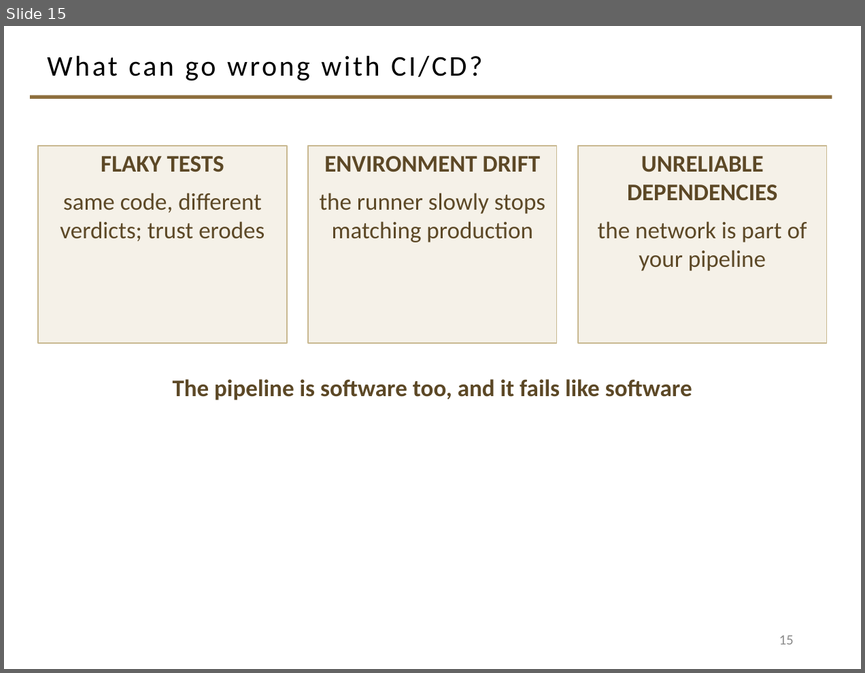
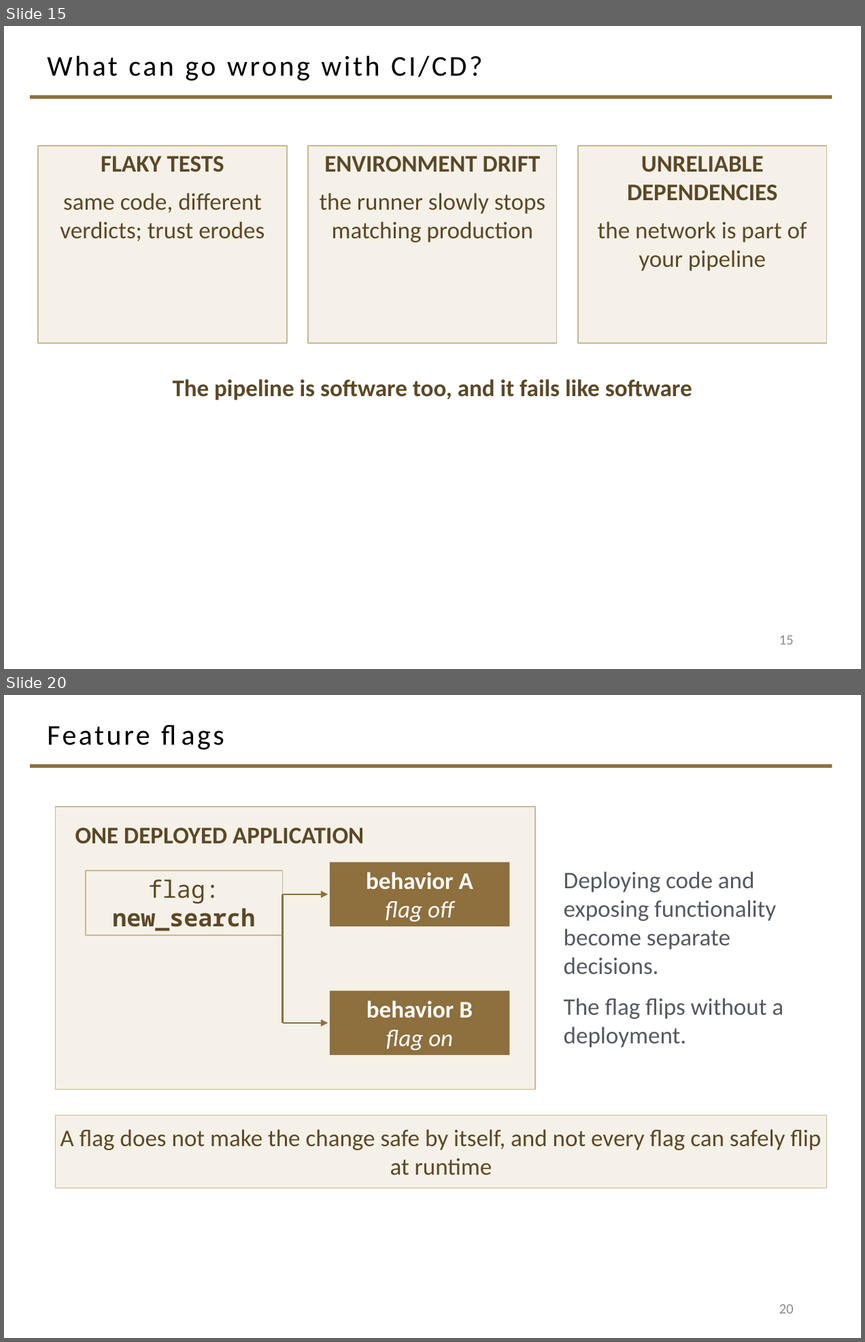
Before and after one commit to davisjam/model-based-agentic-software-engineering, a slide deck: course/lectures/act-3-software-in-the-world/02-compute-environments-and-data-management/3-1-Compute-Environments-and-Deployment.pptx. Shown one above the other, each under a label of ours: slide 15 before the commit, slides 15 and 20 after it; the slides between them are not shown. The pictures are 865x673 and 865x1342 pixels, drawn with LibreOffice and Linux fonts; fonts in the diff are those of the drawing; background and template pictures are left out. Boxes give left, top, right and bottom in pixels: in the first picture for what was removed or moved away, otherwise in the second. Text is boxed around its words. In the diff, an @@ line names an element or a change of style, - is before the commit and + after.

```diff
--- a/course/lectures/act-3-software-in-the-world/02-compute-environments-and-data-management/3-1-Compute-Environments-and-Deployment.pptx
+++ b/course/lectures/act-3-software-in-the-world/02-compute-environments-and-data-management/3-1-Compute-Environments-and-Deployment.pptx
@@ slide 20 added at [4, 695, 861, 1338], background #FFFFFF; not listed: 1 template element that a slide beside it also shows @@
@@ title added at [47, 726, 150, 745], 24 pt, text #000000 @@
+Feature flags
@@ rectangle added at [56, 807, 535, 1089], fill #F5F1E8, outline #C9B991 1 pt @@
@@ text added at [75, 828, 364, 844], 20 pt, text #5C4826, bold @@
+ONE DEPLOYED APPLICATION
@@ rectangle added at [86, 870, 283, 935], fill #F5F1E8, outline #C9B991 1 pt, 20 pt, text #5C4826, bold @@
+flag: new_search
@@ rectangle added at [330, 862, 509, 926], fill #8E6F3E, 20 pt, text #FFFFFF, bold @@
+behavior A
+flag off
@@ text added at [564, 871, 783, 1047], 20 pt, text #555960 @@
+Deploying code and exposing functionality become separate decisions.
+The flag flips without a deployment.
@@ line added from (283, 895) to (283, 1023), #8E6F3E 1.5 pt @@
@@ arrow added from (283, 895) to (328, 895), #8E6F3E 1.5 pt @@
@@ rectangle added at [330, 991, 509, 1055], fill #8E6F3E, 20 pt, text #FFFFFF, bold @@
+behavior B
+flag on
@@ arrow added from (283, 1023) to (328, 1023), #8E6F3E 1.5 pt @@
@@ rectangle added at [56, 1115, 827, 1187], fill #F5F1E8, outline #C9B991 1 pt, 20 pt, text #5C4826 @@
+A flag does not make the change safe by itself, and not every flag can safely flip at runtime
@@ page number added at [779, 1304, 793, 1313], 12 pt, text #8C8C8C @@
+20
```
Also in this commit, not shown: 5 other slides added.
